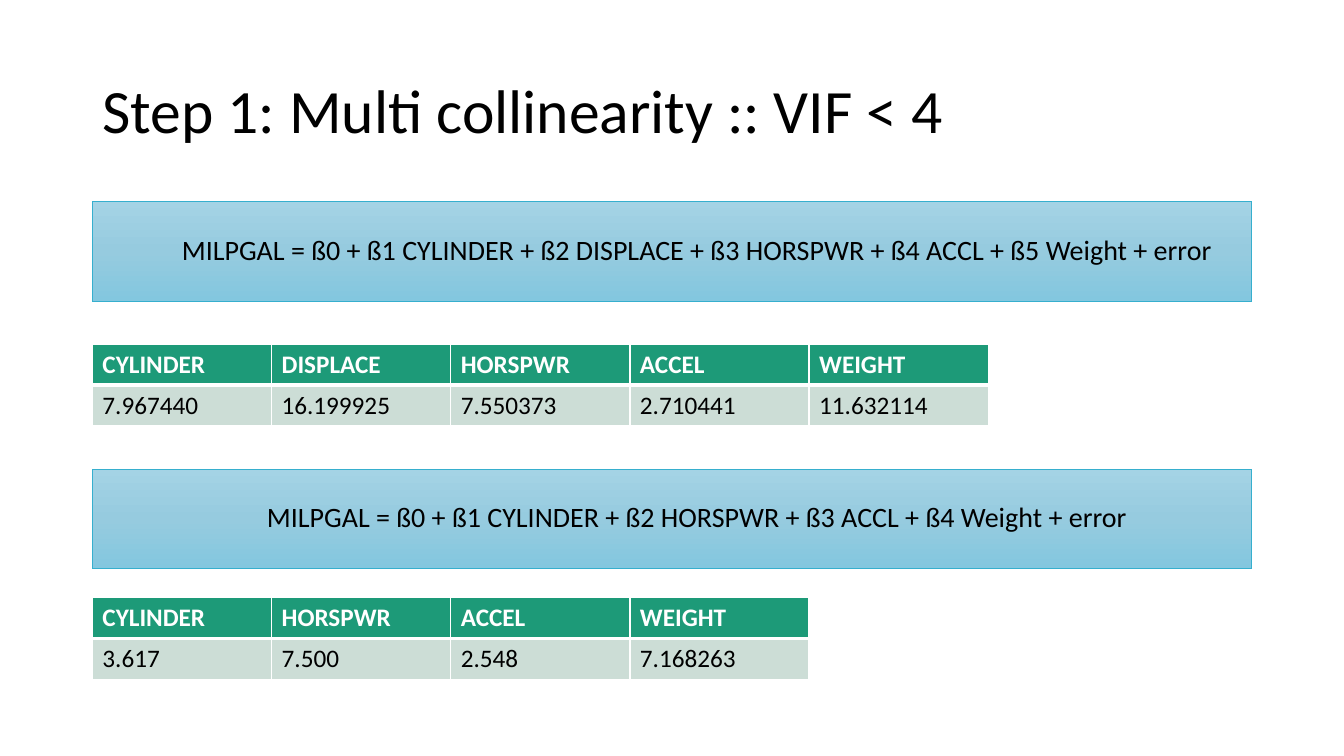
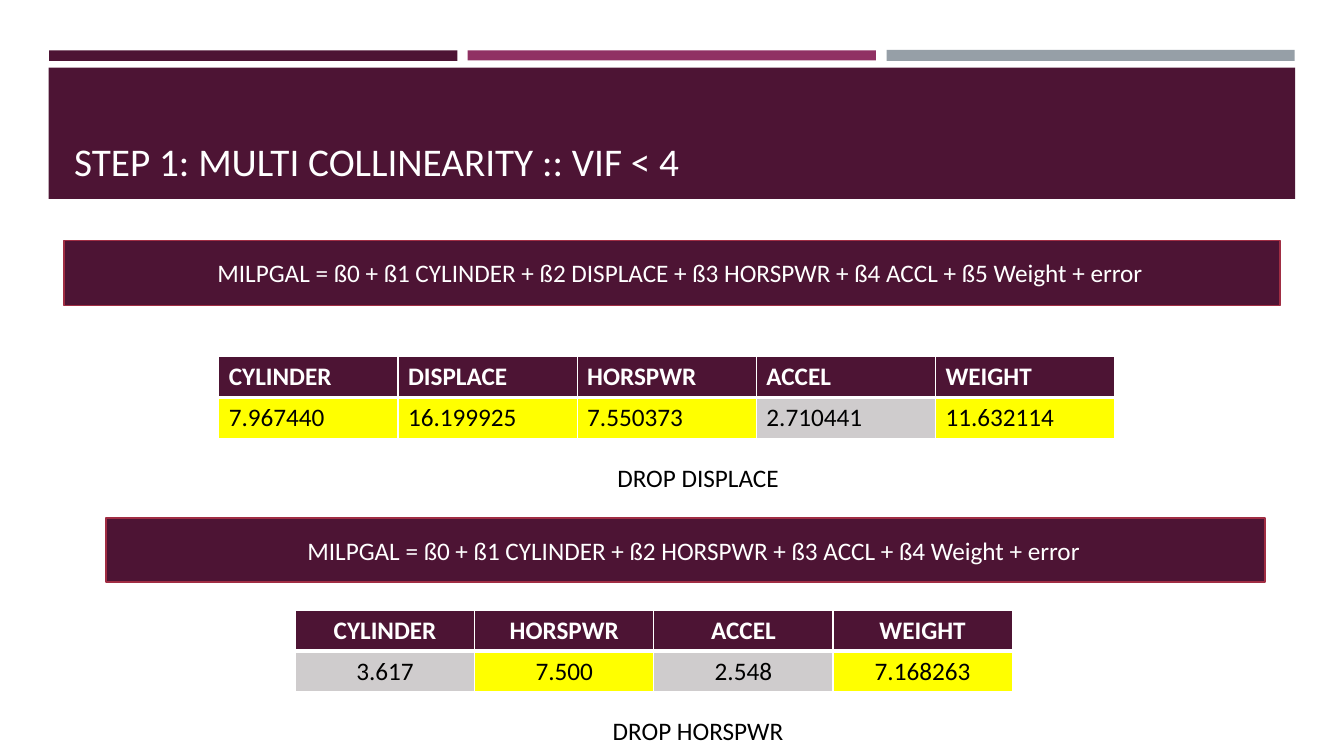
Before and after one commit to TheKarthikeyan/AMDA, a slide deck: slide 4 of cases/americanmotors/americanmotors.pptx. Drawn at 1344x756 pixels with LibreOffice and Linux fonts; fonts in the diff are those of the drawing. Boxes give left, top, right and bottom in pixels: in the first picture for what was removed or moved away, otherwise in the second. Text is boxed around its words. In the diff, an @@ line names an element or a change of style, - is before the commit and + after.

```diff
--- a/cases/americanmotors/americanmotors.pptx
+++ b/cases/americanmotors/americanmotors.pptx
@@ rectangle added at bbox=[49, 50, 458, 60], fill #4D1434 @@
@@ rectangle added at bbox=[468, 50, 876, 60], fill #903163 @@
@@ rectangle added at bbox=[886, 50, 1295, 62], fill #969FA7 @@
@@ rectangle added at bbox=[48, 68, 1296, 199], fill #4D1434 @@
@@ title "STEP 1: MULTI COLLINEARITY :: ..." at bbox=[74, 150, 679, 177]: vertical alignment middle to bottom @@
@@ title at bbox=[74, 150, 679, 177]: text changed; size 44 to 28 pt; text colour #000000 to #FFFFFF @@
-Step 1: Multi collinearity :: VIF < 4
+STEP 1: MULTI COLLINEARITY :: VIF < 4
@@ text "MILPGAL = ß0 + ß1 ...": place and size @@
-text "MILPGAL = ß0 + ß1 ..." at bbox=[93, 202, 1252, 301]
+text "MILPGAL = ß0 + ß1 ..." at bbox=[65, 240, 1280, 306]
@@ text "MILPGAL = ß0 + ß1 ..." at bbox=[65, 240, 1280, 306]: size 20 to 18 pt, text colour #000000 to #FFFFFF; indent changed; line spacing 0.9 to 1; more space between paragraphs; fill gradient #A5D4E5 to #97CCE0 to #83C7DF to #4D1434; outline #36AFCE 0.5 pt to #A02D44 1 pt @@
@@ table at bbox=[219, 357, 1116, 439] @@
@@ fill #1D9A78 to #4D1434 in row 1 @@
@@ fill #CDDED6 to #FFFF00 in 4 cells @@
@@ fill #CDDED6 to #D0CCCE in row 2, column 4 @@
@@ table: place and size @@
-table at bbox=[93, 344, 990, 425]
+table at bbox=[219, 357, 1116, 439]
@@ text added at bbox=[617, 470, 779, 487], 18 pt, text #000000 @@
+DROP DISPLACE
@@ rectangle "MILPGAL = ß0 + ß1 ..." at bbox=[106, 518, 1265, 582]: size 20 to 18 pt, text colour #000000 to #FFFFFF; indent changed; line spacing 0.9 to 1; more space between paragraphs; fill gradient #A5D4E5 to #97CCE0 to #83C7DF to #4D1434; outline #36AFCE 0.5 pt to #A02D44 1 pt @@
@@ rectangle "MILPGAL = ß0 + ß1 ...": place and size @@
-rectangle "MILPGAL = ß0 + ß1 ..." at bbox=[93, 469, 1252, 569]
+rectangle "MILPGAL = ß0 + ß1 ..." at bbox=[106, 518, 1265, 582]
@@ table at bbox=[295, 610, 1013, 692] @@
@@ fill #1D9A78 to #4D1434 in row 1 @@
@@ fill #CDDED6 to #D0CCCE in 2 cells @@
@@ fill #CDDED6 to #FFFF00 in 2 cells @@
@@ alignment left to centre @@
@@ table: place and size @@
-table at bbox=[93, 598, 811, 680]
+table at bbox=[295, 610, 1013, 692]
@@ text added at bbox=[613, 723, 783, 740], 18 pt, text #000000 @@
+DROP HORSPWR
```
Also in this commit, not shown: 12 other slides changed, 13 slides added, 3 other files.
